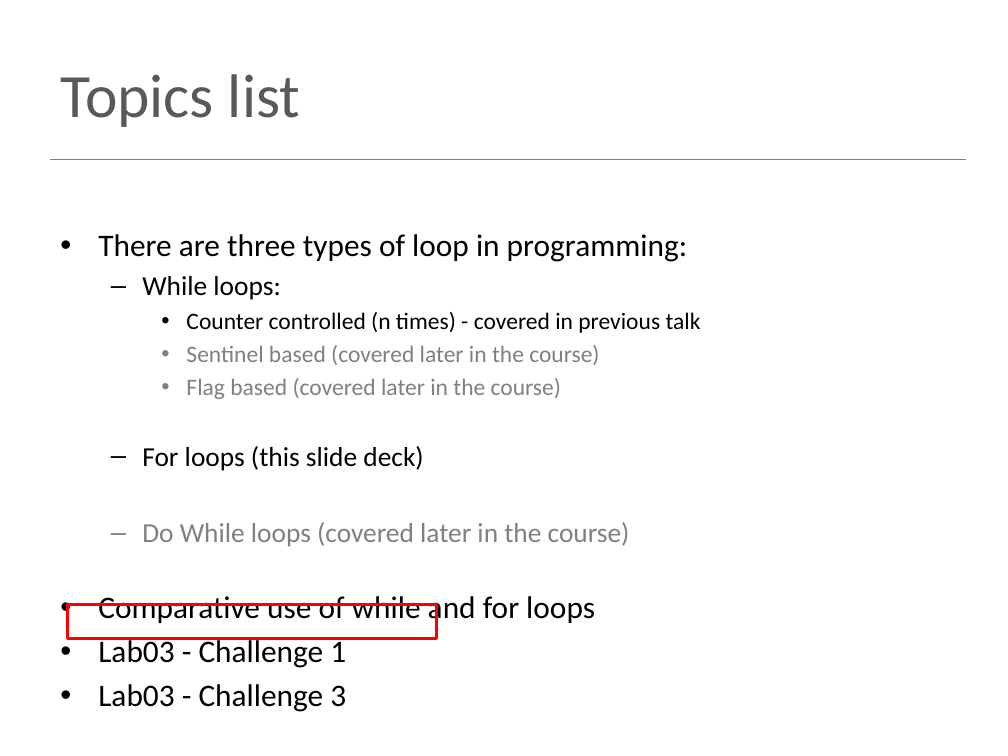
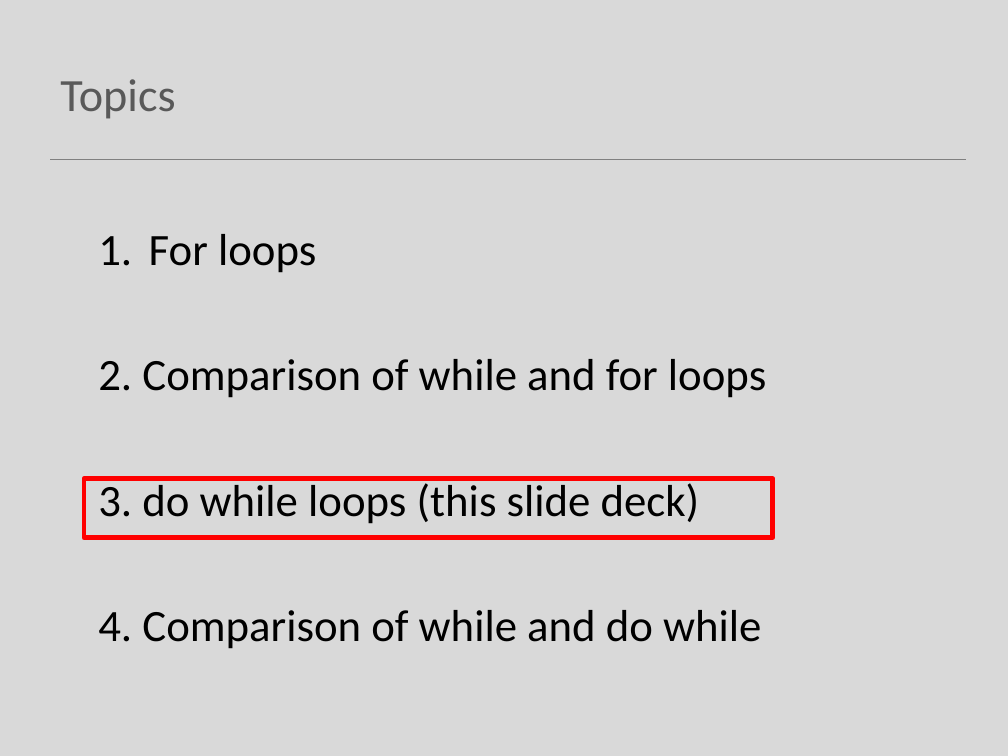
Before and after one commit to Programming-Fundamentals-SETU/prog-fund-1-sept-25, a slide deck: slide 15 of topic05-loops/unit-1-lectures/talk-2-iteration-for/b-iteration-for.pptx (slide 22 before the commit). Drawn at 1008x756 pixels with LibreOffice and Linux fonts; fonts in the diff are those of the drawing. Boxes give left, top, right and bottom in pixels: in the first picture for what was removed or moved away, otherwise in the second. Text is boxed around its words. In the diff, an @@ line names an element or a change of style, - is before the commit and + after.

Commit message:
for loops

```diff
--- a/topic05-loops/unit-1-lectures/talk-2-iteration-for/b-iteration-for.pptx
+++ b/topic05-loops/unit-1-lectures/talk-2-iteration-for/b-iteration-for.pptx
@@ background #FFFFFF to #D9D9D9 @@
@@ title at [60,79,175,119]: text changed; size 44 to 33 pt @@
-Topics list
+Topics
@@ text at [98,234,766,649]: text changed; size 16.8 to 32 pt @@
-• There are three types of loop in programming:
-  – While loops:
-    • Counter controlled (n times) - covered in previous talk
-    • Sentinel based (covered later in the course)
-    • Flag based (covered later in the course)
-  – For loops (this slide deck)
-  – Do While loops (covered later in the course)
-• Comparative use of while and for loops
-• Lab03 - Challenge 1
-• Lab03 - Challenge 3
+  1. For loops
+  2. Comparison of while and for loops
+  3. do while loops (this slide deck)
+  4. Comparison of while and do while
@@ rectangle added at [84,479,772,537], outline #FF0000 3.5 pt @@
@@ rectangle removed at [68,605,437,638] @@
```
Also in this commit, not shown: 15 other slides changed, 4 slides added, 17 slides removed, 6 other files.
